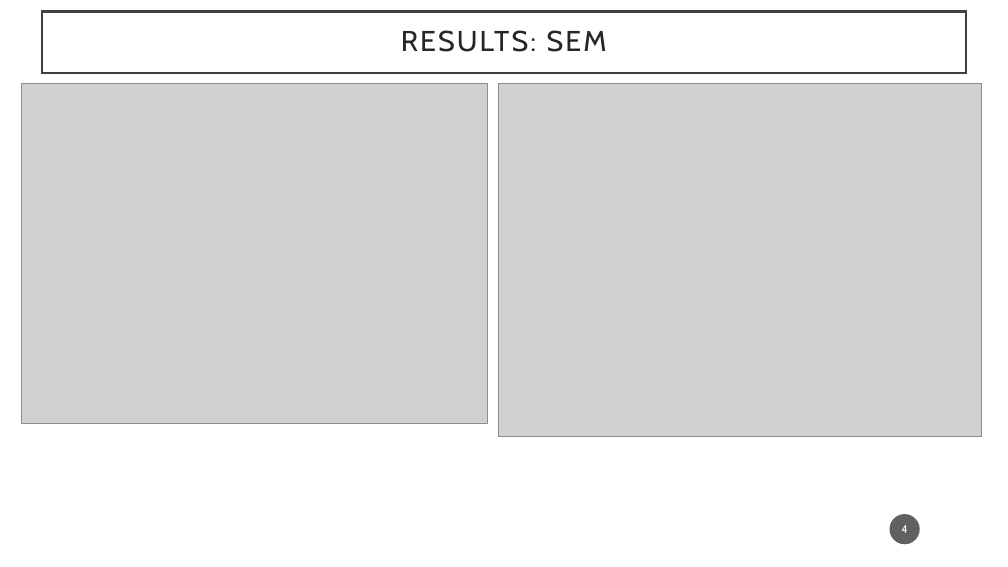
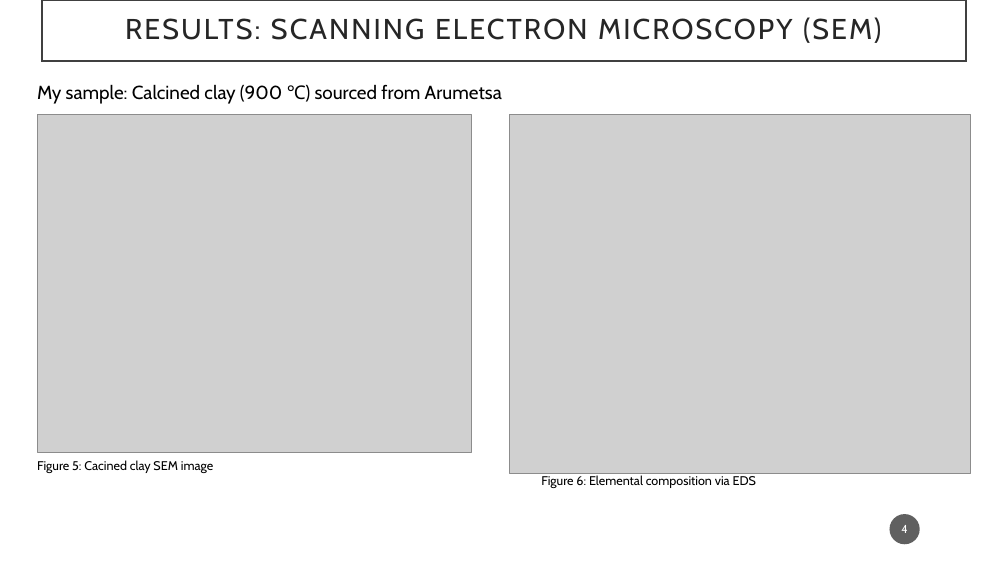
Before and after one commit to Ju-arch720/XRD_xls_raw_converter, a slide deck: slide 4 of Advanced_Characterization/Presentation_Adv_char.pptx. Drawn at 1008x567 pixels with LibreOffice and Linux fonts; fonts in the diff are those of the drawing; grey boxes stand for pictures; background and template pictures are left out. Boxes give left, top, right and bottom in pixels: in the first picture for what was removed or moved away, otherwise in the second. Text is boxed around its words. In the diff, an @@ line names an element or a change of style, - is before the commit and + after.

```diff
--- a/Advanced_Characterization/Presentation_Adv_char.pptx
+++ b/Advanced_Characterization/Presentation_Adv_char.pptx
@@ rectangle "RESULTS: SCANNING ELECTRON MICROSCOPY (SEM)": place and size @@
-rectangle "RESULTS: SCANNING ELECTRON MICROSCOPY (SEM)" at [42, 11, 966, 73]
+rectangle "RESULTS: SCANNING ELECTRON MICROSCOPY (SEM)" at [42, 0, 966, 61]
@@ text in rectangle at [125, 17, 881, 43]: text changed @@
-RESULTS: SEM
+RESULTS: SCANNING ELECTRON MICROSCOPY (SEM)
@@ text added at [37, 84, 502, 104], 18 pt, text #000000 @@
+My sample: Calcined clay (900 ℃) sourced from Arumetsa
@@ picture: place and size @@
-picture at [21, 83, 488, 423]
+picture at [37, 115, 471, 452]
@@ picture: place and size @@
-picture at [498, 83, 982, 436]
+picture at [510, 115, 971, 474]
@@ text added at [37, 460, 213, 473], 12 pt, text #000000 @@
+Figure 5: Cacined clay SEM image
@@ text added at [541, 475, 756, 488], 12 pt, text #000000 @@
+Figure 6: Elemental composition via EDS
```
Also in this commit, not shown: 8 other slides changed, 1 slide added, 1 slide removed, 28 other files.
